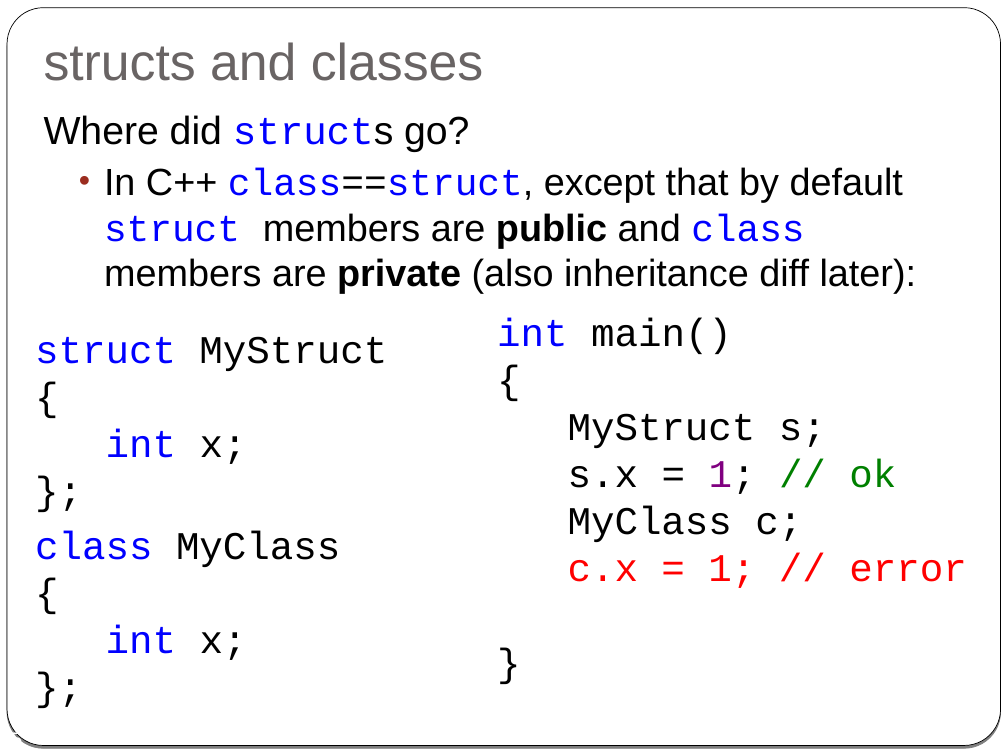
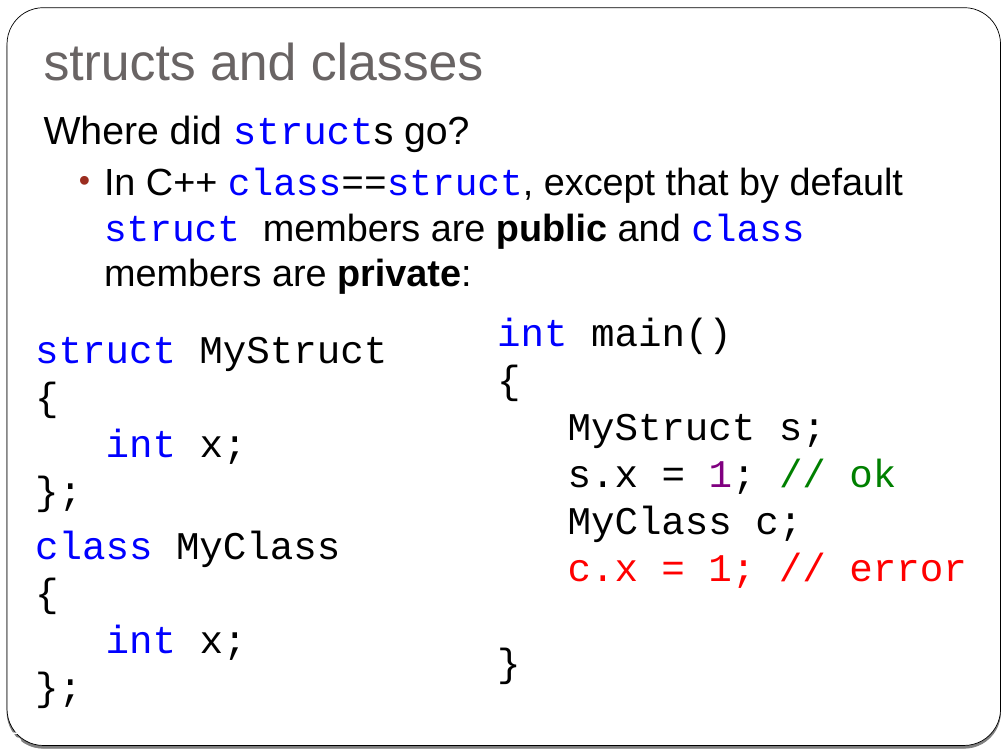
Before and after one commit to cpp-at-ariel/cpp-5778, a slide deck: slide 5 of week02-classes-constructors-destructors/slides.odp. Drawn at 1008x756 pixels with LibreOffice and Linux fonts; fonts in the diff are those of the drawing. Boxes give left, top, right and bottom in pixels: in the first picture for what was removed or moved away, otherwise in the second. Text is boxed around its words. In the diff, an @@ line names an element or a change of style, - is before the commit and + after.

```diff
--- a/week02-classes-constructors-destructors/slides.odp
+++ b/week02-classes-constructors-destructors/slides.odp
@@ text at bbox=[104, 167, 903, 293]: text changed @@
-  • In C++ class==struct, except that by default struct members are public and class members are private (also inheritance diff later):
+  • In C++ class==struct, except that by default struct members are public and class members are private:
```
Also in this commit, not shown: 11 other slides changed, 7 slides added, 9 slides removed, 23 other files.
